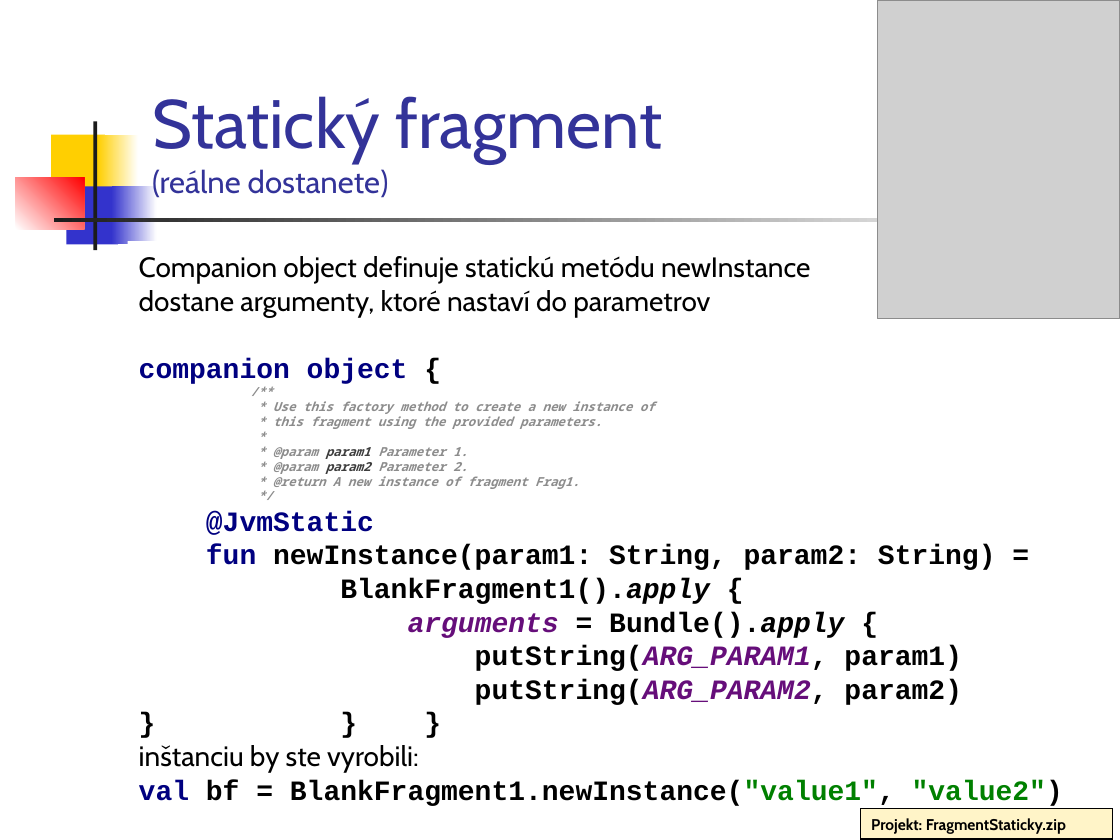
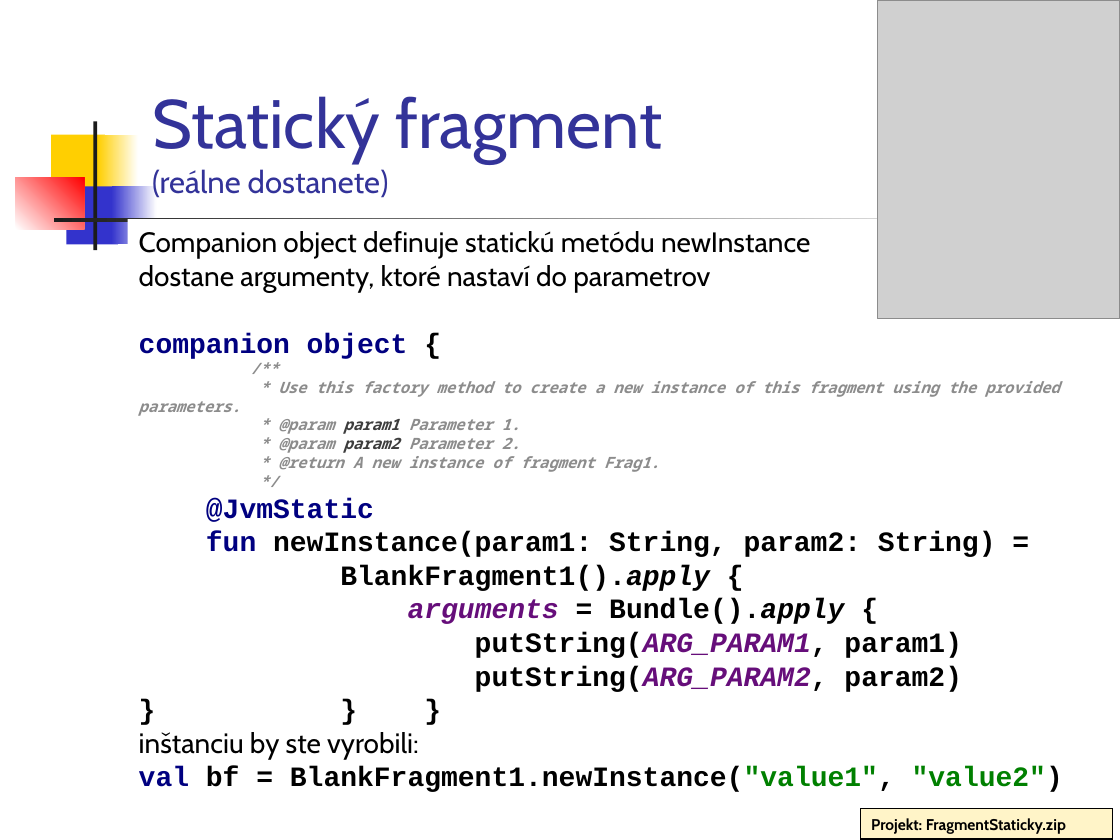
Before and after one commit to vmandro/Prednasky, a slide deck: slide 16 of 06/06_Android.ppt (slide 15 before the commit). Drawn at 1120x840 pixels with LibreOffice and Linux fonts; fonts in the diff are those of the drawing; grey boxes stand for pictures. Boxes give left, top, right and bottom in pixels: in the first picture for what was removed or moved away, otherwise in the second. Text is boxed around its words. In the diff, an @@ line names an element or a change of style, - is before the commit and + after.

```diff
--- a/06/06_Android.ppt
+++ b/06/06_Android.ppt
@@ text "Companion object definuje statickú metódu ...": place and size @@
-text "Companion object definuje statickú metódu ..." at [139,256,1063,806]
+text "Companion object definuje statickú metódu ..." at [139,231,1063,792]
@@ text at [206,381,1059,692]: text changed; size 8 to 10 pt @@
-/**
-* Use this factory method to create a new instance of
-* this fragment using the provided parameters.
-*
-* @param param1 Parameter 1.
-* @param param2 Parameter 2.
-* @return A new instance of fragment Frag1.
-*/
-@JvmStatic
-fun newInstance(param1: String, param2: String) =
-BlankFragment1().apply {
-arguments = Bundle().apply {
-putString(ARG_PARAM1, param1)
-putString(ARG_PARAM2, param2)
-} } }
+/**
+* Use this factory method to create a new instance of this fragment using the provided parameters.
+* @param param1 Parameter 1.
+* @param param2 Parameter 2.
+* @return A new instance of fragment Frag1.
+*/
+@JvmStatic
+fun newInstance(param1: String, param2: String) =
+BlankFragment1().apply {
+arguments = Bundle().apply {
+putString(ARG_PARAM1, param1)
+putString(ARG_PARAM2, param2)
+} } }
```
Also in this commit, not shown: 27 other slides changed, 1 slide added, 2 other files.
